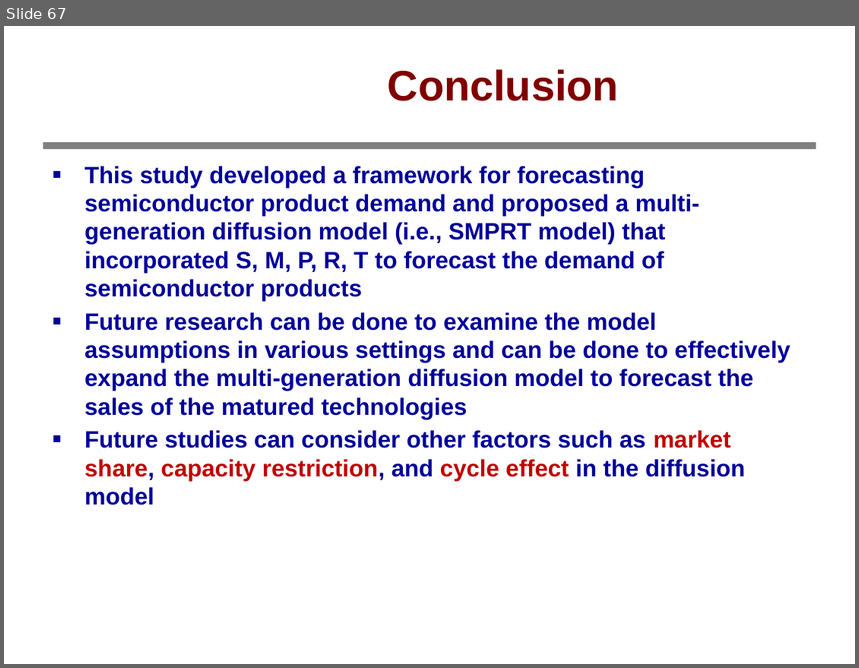
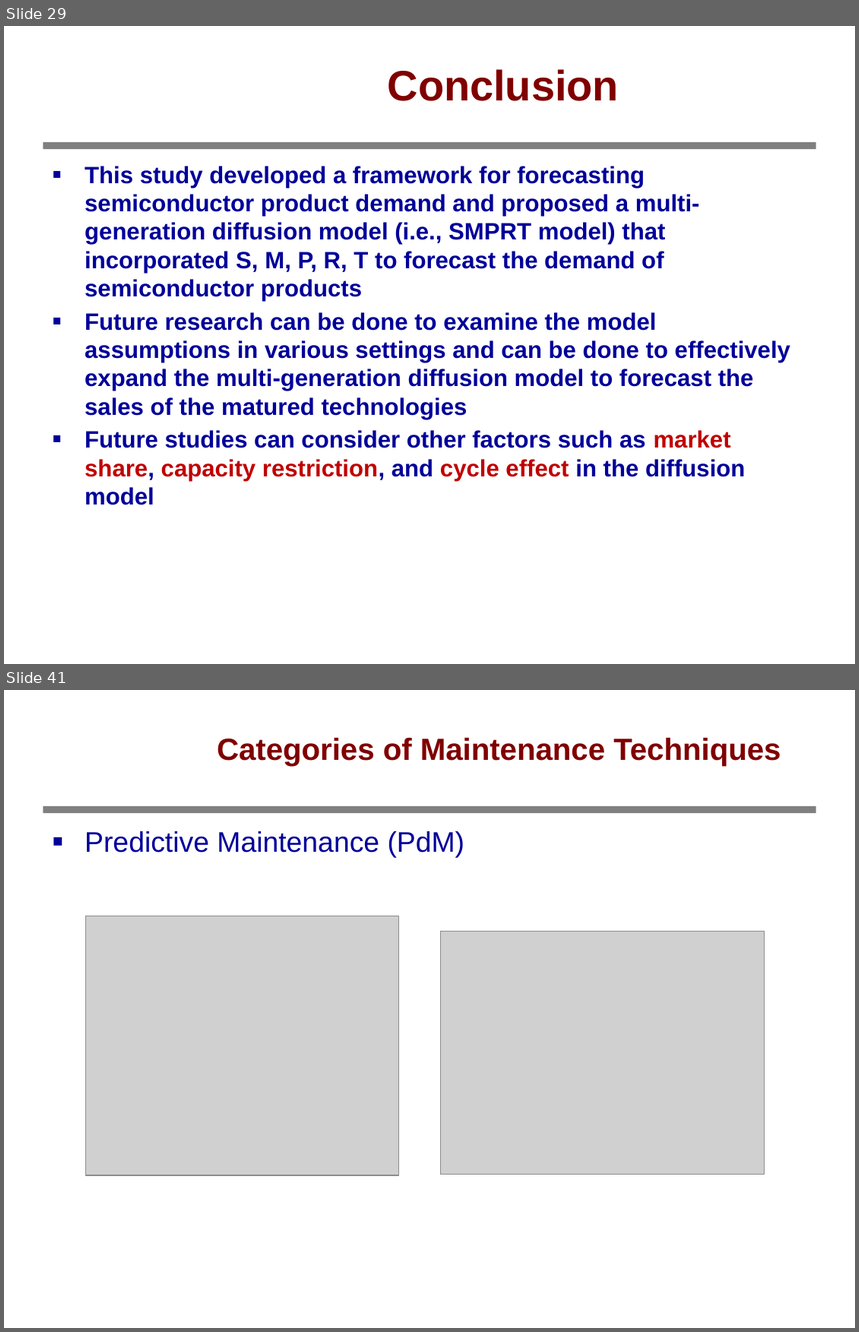
Before and after one commit to bbq9793101pohsien/Test_data, a slide deck: 學術交流.pptx. Shown one above the other, each under a label of ours: slide 67 before the commit, slides 29 and 41 after it; the slides between them are not shown. The pictures are 859x668 and 859x1332 pixels, drawn with LibreOffice and Linux fonts; fonts in the diff are those of the drawing; grey boxes stand for pictures; background and template pictures are left out. Boxes give left, top, right and bottom in pixels: in the first picture for what was removed or moved away, otherwise in the second. Text is boxed around its words. In the diff, an @@ line names an element or a change of style, - is before the commit and + after.

```diff
--- a/學術交流.pptx
+++ b/學術交流.pptx
@@ slide 41 added at [4, 690, 855, 1328], background #FFFFFF; not listed: 1 template element that a slide beside it also shows @@
@@ title added at [217, 737, 781, 766], 25.9 pt, text #800000, bold @@
+Categories of Maintenance Techniques
@@ text added at [85, 831, 465, 858], 24 pt, text #000099 @@
+■ Predictive Maintenance (PdM)
@@ picture added at [86, 916, 399, 1176] @@
@@ picture added at [441, 931, 764, 1174] @@
@@ page number added at [654, 1304, 852, 1328], 12.9 pt, text #FFFFFF @@
+41
@@ what was slide 67 is now slide 29 @@
```
Also in this commit, not shown: 16 other slides added, 38 slides removed.
